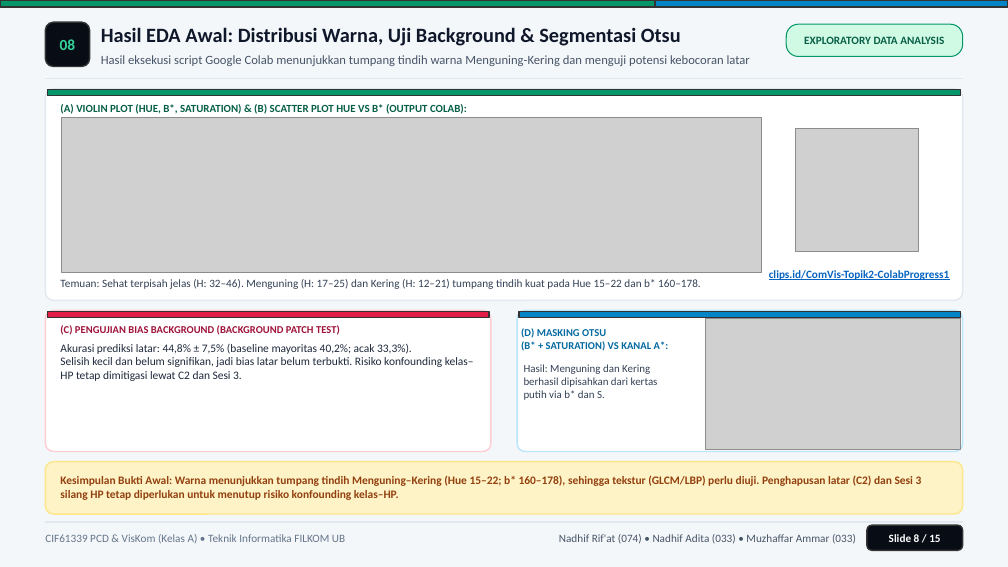
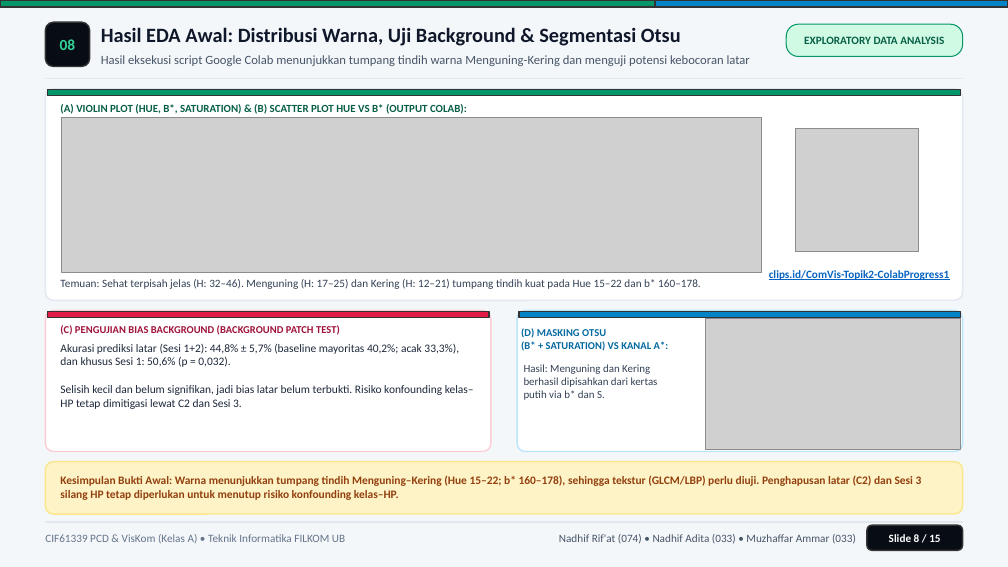
Before and after one commit to nadhif-royal/LeafFreshnessClassification-PCD-CV, a slide deck: slide 9 of Presentation/PPT_Progress_1_Klasifikasi_Kesegaran_Daun_FILKOM_UB.pptx. Drawn at 1008x567 pixels with LibreOffice and Linux fonts; fonts in the diff are those of the drawing; grey boxes stand for pictures. Boxes give left, top, right and bottom in pixels: in the first picture for what was removed or moved away, otherwise in the second. Text is boxed around its words. In the diff, an @@ line names an element or a change of style, - is before the commit and + after.

```diff
--- a/Presentation/PPT_Progress_1_Klasifikasi_Kesegaran_Daun_FILKOM_UB.pptx
+++ b/Presentation/PPT_Progress_1_Klasifikasi_Kesegaran_Daun_FILKOM_UB.pptx
@@ text at box(60, 344, 459, 367): text changed @@
-Akurasi prediksi latar: 44,8% ± 7,5% (baseline mayoritas 40,2%; acak 33,3%).
+Akurasi prediksi latar (Sesi 1+2): 44,8% ± 5,7% (baseline mayoritas 40,2%; acak 33,3%), dan khusus Sesi 1: 50,6% (p = 0,032).
```
Also in this commit, not shown: 2 other slides changed.
